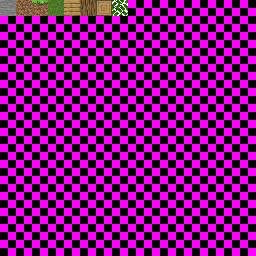
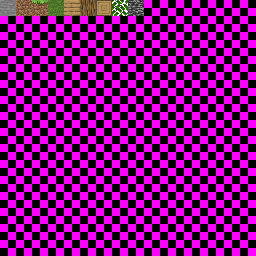
Two versions of the same layered image (256x256). Layer-by-layer changes:
painted on "Arrière-plan" over 128, 0, 144, 16
